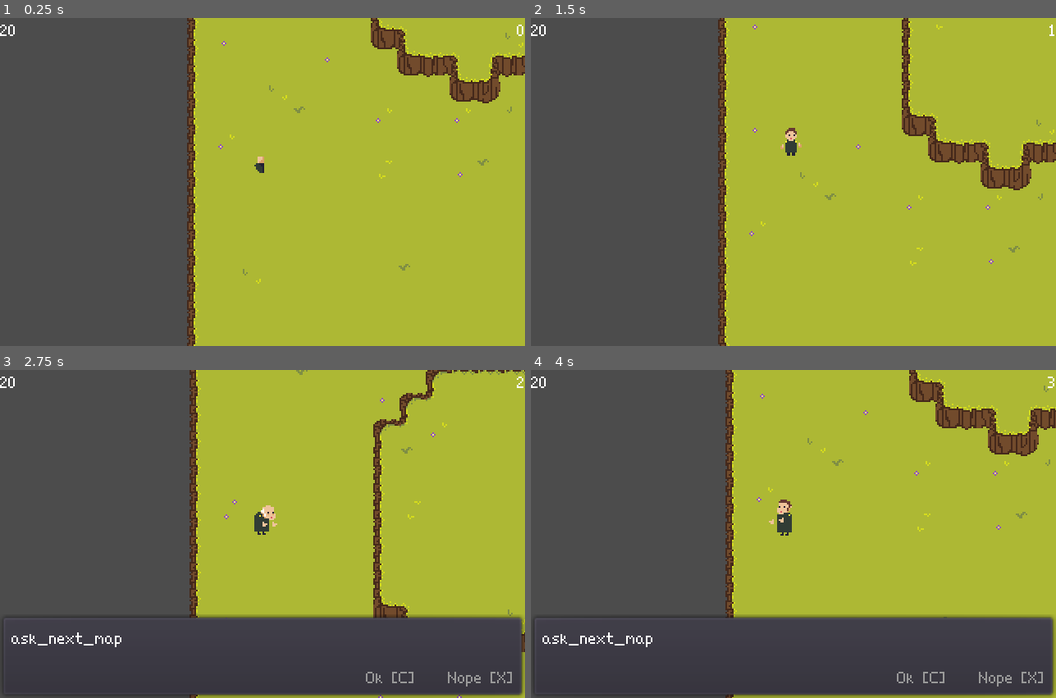
Above: before the commit, frames 1-4 (two rows, left to right).
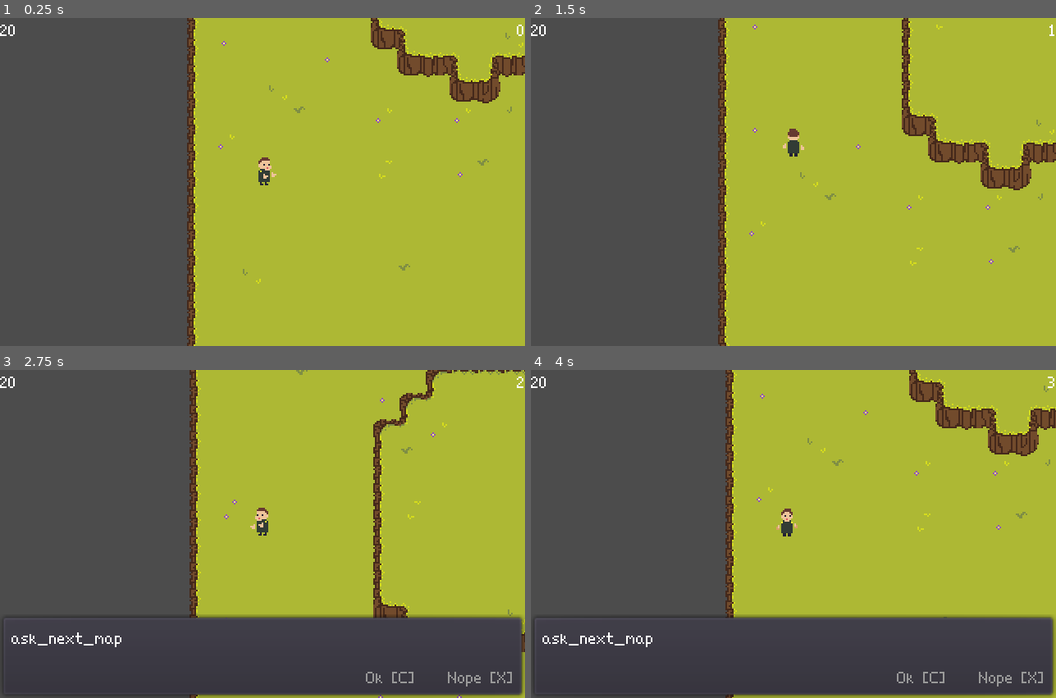
Above: after the commit, the same moments.

Repository: TeamKebab/GodotWildJam24
Game: Godot game, scene res://src/gui/Start.tscn
The game is run twice, just before and just after one commit, with the same random seed, the same clock (stepped at 60 frames per second) and the same inputs.
Inputs:
- Up to frame 1 (0.25 s): no input
- Up to frame 2 (1.5 s): tap Enter (ui_accept) at 0.5, 0.77 s; hold Up (ui_up) from 0.53 s (still down)
- Up to frame 3 (2.75 s): tap Enter (ui_accept) at 1.52 s; release Up (ui_up) at 2.03 s; hold Left (ui_left) from 2.03 s (still down)
- Up to frame 4 (4 s): tap Enter (ui_accept) at 3.02, 3.77 s; release Left (ui_left) at 3.53 s; hold Down (ui_down) from 3.53 s (still down)

The runs differ from the first frame. In frame 1, 0.2% of the frame differs, in the area x 48-53%, y 42-51%; in frame 2, 0.1%; in frame 3, 0.2%; in frame 4, 0.2%, in the area x 45-51%, y 39-51%.

Commit message:
fix player sprites

Diff:
--- a/src/entities/characters/Player.tscn
+++ b/src/entities/characters/Player.tscn
@@ -100,7 +100,7 @@
 length = 0.1
 loop = true
 tracks/0/type = "value"
-tracks/0/path = NodePath("CollisionShape2D:position")
+tracks/0/path = NodePath("DetectionBox:position")
 tracks/0/interp = 1
 tracks/0/loop_wrap = true
 tracks/0/imported = false
@@ -109,10 +109,10 @@
 "times": PoolRealArray( 0 ),
 "transitions": PoolRealArray( 1 ),
 "update": 0,
-"values": [ Vector2( -1.4, -1.506 ) ]
+"values": [ Vector2( -1, 2 ) ]
 }
 tracks/1/type = "value"
-tracks/1/path = NodePath("DetectionBox:position")
+tracks/1/path = NodePath("DetectionBox:rotation_degrees")
 tracks/1/interp = 1
 tracks/1/loop_wrap = true
 tracks/1/imported = false
@@ -121,10 +121,10 @@
 "times": PoolRealArray( 0 ),
 "transitions": PoolRealArray( 1 ),
 "update": 0,
-"values": [ Vector2( -1, 2 ) ]
+"values": [ 90.0 ]
 }
 tracks/2/type = "value"
-tracks/2/path = NodePath("DetectionBox:rotation_degrees")
+tracks/2/path = NodePath("Sprite:region_rect")
 tracks/2/interp = 1
 tracks/2/loop_wrap = true
 tracks/2/imported = false
@@ -133,10 +133,10 @@
 "times": PoolRealArray( 0 ),
 "transitions": PoolRealArray( 1 ),
 "update": 0,
-"values": [ 90.0 ]
+"values": [ Rect2( 216, 0, 72, 24 ) ]
 }
 tracks/3/type = "value"
-tracks/3/path = NodePath("Sprite:region_rect")
+tracks/3/path = NodePath("BabySprite:z_index")
 tracks/3/interp = 1
 tracks/3/loop_wrap = true
 tracks/3/imported = false
@@ -144,11 +144,11 @@
 tracks/3/keys = {
 "times": PoolRealArray( 0 ),
 "transitions": PoolRealArray( 1 ),
-"update": 0,
-"values": [ Rect2( 144, 0, 72, 24 ) ]
+"update": 1,
+"values": [ -1 ]
 }
 tracks/4/type = "value"
-tracks/4/path = NodePath("BabySprite:z_index")
+tracks/4/path = NodePath("BabySprite:region_rect")
 tracks/4/interp = 1
 tracks/4/loop_wrap = true
 tracks/4/imported = false
@@ -156,11 +156,11 @@
 tracks/4/keys = {
 "times": PoolRealArray( 0 ),
 "transitions": PoolRealArray( 1 ),
-"update": 1,
-"values": [ -1 ]
+"update": 0,
+"values": [ Rect2( 32, 0, 16, 16 ) ]
 }
 tracks/5/type = "value"
-tracks/5/path = NodePath("BabySprite:region_rect")
+tracks/5/path = NodePath("BabySprite:position")
 tracks/5/interp = 1
 tracks/5/loop_wrap = true
 tracks/5/imported = false
@@ -169,10 +169,10 @@
 "times": PoolRealArray( 0 ),
 "transitions": PoolRealArray( 1 ),
 "update": 0,
-"values": [ Rect2( 32, 0, 16, 16 ) ]
+"values": [ Vector2( -4.88864, -11.4568 ) ]
 }
 tracks/6/type = "value"
-tracks/6/path = NodePath("BabySprite:position")
+tracks/6/path = NodePath("Attack:position")
 tracks/6/interp = 1
 tracks/6/loop_wrap = true
 tracks/6/imported = false
@@ -181,10 +181,10 @@
 "times": PoolRealArray( 0 ),
 "transitions": PoolRealArray( 1 ),
 "update": 0,
-"values": [ Vector2( -4.88864, -11.4568 ) ]
+"values": [ Vector2( -1.5, 7.54324 ) ]
 }
 tracks/7/type = "value"
-tracks/7/path = NodePath("Attack:position")
+tracks/7/path = NodePath("Attack:rotation_degrees")
 tracks/7/interp = 1
 tracks/7/loop_wrap = true
 tracks/7/imported = false
@@ -193,10 +193,10 @@
 "times": PoolRealArray( 0 ),
 "transitions": PoolRealArray( 1 ),
 "update": 0,
-"values": [ Vector2( -1.5, 7.54324 ) ]
+"values": [ 90.0 ]
 }
 tracks/8/type = "value"
-tracks/8/path = NodePath("Attack:rotation_degrees")
+tracks/8/path = NodePath("AttackSprite:region_rect")
 tracks/8/interp = 1
 tracks/8/loop_wrap = true
 tracks/8/imported = false
@@ -205,10 +205,10 @@
 "times": PoolRealArray( 0 ),
 "transitions": PoolRealArray( 1 ),
 "update": 0,
-"values": [ 90.0 ]
+"values": [ Rect2( 32, 0, 16, 48 ) ]
 }
 tracks/9/type = "value"
-tracks/9/path = NodePath("AttackSprite:region_rect")
+tracks/9/path = NodePath("AttackSprite:position")
 tracks/9/interp = 1
 tracks/9/loop_wrap = true
 tracks/9/imported = false
@@ -217,27 +217,15 @@
 "times": PoolRealArray( 0 ),
 "transitions": PoolRealArray( 1 ),
 "update": 0,
-"values": [ Rect2( 32, 0, 16, 48 ) ]
+"values": [ Vector2( 2.11136, 0.54324 ) ]
 }
 tracks/10/type = "value"
-tracks/10/path = NodePath("AttackSprite:position")
+tracks/10/path = NodePath("AttackSprite:z_index")
 tracks/10/interp = 1
 tracks/10/loop_wrap = true
 tracks/10/imported = false
 tracks/10/enabled = true
 tracks/10/keys = {
-"times": PoolRealArray( 0 ),
-"transitions": PoolRealArray( 1 ),
-"update": 0,
-"values": [ Vector2( 2.11136, 0.54324 ) ]
-}
-tracks/11/type = "value"
-tracks/11/path = NodePath("AttackSprite:z_index")
-tracks/11/interp = 1
-tracks/11/loop_wrap = true
-tracks/11/imported = false
-tracks/11/enabled = true
-tracks/11/keys = {
 "times": PoolRealArray( 0 ),
 "transitions": PoolRealArray( 1 ),
 "update": 1,
@@ -292,7 +280,7 @@
 length = 0.1
 loop = true
 tracks/0/type = "value"
-tracks/0/path = NodePath("CollisionShape2D:position")
+tracks/0/path = NodePath("DetectionBox:position")
 tracks/0/interp = 1
 tracks/0/loop_wrap = true
 tracks/0/imported = false
@@ -301,10 +289,10 @@
 "times": PoolRealArray( 0 ),
 "transitions": PoolRealArray( 1 ),
 "update": 0,
-"values": [ Vector2( -1.4, -1.506 ) ]
+"values": [ Vector2( -13, -6 ) ]
 }
 tracks/1/type = "value"
-tracks/1/path = NodePath("DetectionBox:position")
+tracks/1/path = NodePath("DetectionBox:rotation_degrees")
 tracks/1/interp = 1
 tracks/1/loop_wrap = true
 tracks/1/imported = false
@@ -313,10 +301,10 @@
 "times": PoolRealArray( 0 ),
 "transitions": PoolRealArray( 1 ),
 "update": 0,
-"values": [ Vector2( -13, -6 ) ]
+"values": [ 0.0 ]
 }
 tracks/2/type = "value"
-tracks/2/path = NodePath("DetectionBox:rotation_degrees")
+tracks/2/path = NodePath("Sprite:region_rect")
 tracks/2/interp = 1
 tracks/2/loop_wrap = true
 tracks/2/imported = false
@@ -325,10 +313,10 @@
 "times": PoolRealArray( 0 ),
 "transitions": PoolRealArray( 1 ),
 "update": 0,
-"values": [ 0.0 ]
+"values": [ Rect2( 120, 0, 72, 24 ) ]
 }
 tracks/3/type = "value"
-tracks/3/path = NodePath("Sprite:region_rect")
+tracks/3/path = NodePath("BabySprite:region_rect")
 tracks/3/interp = 1
 tracks/3/loop_wrap = true
 tracks/3/imported = false
@@ -337,10 +325,10 @@
 "times": PoolRealArray( 0 ),
 "transitions": PoolRealArray( 1 ),
 "update": 0,
-"values": [ Rect2( 72, 0, 72, 24 ) ]
+"values": [ Rect2( 16, 0, 16, 16 ) ]
 }
 tracks/4/type = "value"
-tracks/4/path = NodePath("BabySprite:region_rect")
+tracks/4/path = NodePath("BabySprite:position")
 tracks/4/interp = 1
 tracks/4/loop_wrap = true
 tracks/4/imported = false
@@ -349,10 +337,10 @@
 "times": PoolRealArray( 0 ),
 "transitions": PoolRealArray( 1 ),
 "update": 0,
-"values": [ Rect2( 16, 0, 16, 16 ) ]
+"values": [ Vector2( 5.11136, -10.4568 ) ]
 }
 tracks/5/type = "value"
-tracks/5/path = NodePath("BabySprite:position")
+tracks/5/path = NodePath("BabySprite:z_index")
 tracks/5/interp = 1
 tracks/5/loop_wrap = true
 tracks/5/imported = false
@@ -360,11 +348,11 @@
 tracks/5/keys = {
 "times": PoolRealArray( 0 ),
 "transitions": PoolRealArray( 1 ),
-"update": 0,
-"values": [ Vector2( 5.11136, -10.4568 ) ]
+"update": 1,
+"values": [ 0 ]
 }
 tracks/6/type = "value"
-tracks/6/path = NodePath("BabySprite:z_index")
+tracks/6/path = NodePath("Attack:position")
 tracks/6/interp = 1
 tracks/6/loop_wrap = true
 tracks/6/imported = false
@@ -372,11 +360,11 @@
 tracks/6/keys = {
 "times": PoolRealArray( 0 ),
 "transitions": PoolRealArray( 1 ),
-"update": 1,
-"values": [ 0 ]
+"update": 0,
+"values": [ Vector2( -12.8886, -6.45676 ) ]
 }
 tracks/7/type = "value"
-tracks/7/path = NodePath("Attack:position")
+tracks/7/path = NodePath("Attack:rotation_degrees")
 tracks/7/interp = 1
 tracks/7/loop_wrap = true
 tracks/7/imported = false
@@ -385,10 +373,10 @@
 "times": PoolRealArray( 0 ),
 "transitions": PoolRealArray( 1 ),
 "update": 0,
-"values": [ Vector2( -12.8886, -6.45676 ) ]
+"values": [ 0.0 ]
 }
 tracks/8/type = "value"
-tracks/8/path = NodePath("Attack:rotation_degrees")
+tracks/8/path = NodePath("AttackSprite:region_rect")
 tracks/8/interp = 1
 tracks/8/loop_wrap = true
 tracks/8/imported = false
@@ -397,10 +385,10 @@
 "times": PoolRealArray( 0 ),
 "transitions": PoolRealArray( 1 ),
 "update": 0,
-"values": [ 0.0 ]
+"values": [ Rect2( 16, 0, 16, 48 ) ]
 }
 tracks/9/type = "value"
-tracks/9/path = NodePath("AttackSprite:region_rect")
+tracks/9/path = NodePath("AttackSprite:position")
 tracks/9/interp = 1
 tracks/9/loop_wrap = true
 tracks/9/imported = false
@@ -409,10 +397,10 @@
 "times": PoolRealArray( 0 ),
 "transitions": PoolRealArray( 1 ),
 "update": 0,
-"values": [ Rect2( 16, 0, 16, 48 ) ]
+"values": [ Vector2( -13.8886, -12.4568 ) ]
 }
 tracks/10/type = "value"
-tracks/10/path = NodePath("AttackSprite:position")
+tracks/10/path = NodePath("AttackSprite:z_index")
 tracks/10/interp = 1
 tracks/10/loop_wrap = true
 tracks/10/imported = false
@@ -420,18 +408,6 @@
 tracks/10/keys = {
 "times": PoolRealArray( 0 ),
 "transitions": PoolRealArray( 1 ),
-"update": 0,
-"values": [ Vector2( -13.8886, -12.4568 ) ]
-}
-tracks/11/type = "value"
-tracks/11/path = NodePath("AttackSprite:z_index")
-tracks/11/interp = 1
-tracks/11/loop_wrap = true
-tracks/11/imported = false
-tracks/11/enabled = true
-tracks/11/keys = {
-"times": PoolRealArray( 0 ),
-"transitions": PoolRealArray( 1 ),
 "update": 1,
 "values": [ 0 ]
 }
@@ -440,7 +416,7 @@
 length = 0.1
 loop = true
 tracks/0/type = "value"
-tracks/0/path = NodePath("CollisionShape2D:position")
+tracks/0/path = NodePath("DetectionBox:position")
 tracks/0/interp = 1
 tracks/0/loop_wrap = true
 tracks/0/imported = false
@@ -449,10 +425,10 @@
 "times": PoolRealArray( 0 ),
 "transitions": PoolRealArray( 1 ),
 "update": 0,
-"values": [ Vector2( -0.491787, -1.50637 ) ]
+"values": [ Vector2( 8, -6 ) ]
 }
 tracks/1/type = "value"
-tracks/1/path = NodePath("DetectionBox:position")
+tracks/1/path = NodePath("DetectionBox:rotation_degrees")
 tracks/1/interp = 1
 tracks/1/loop_wrap = true
 tracks/1/imported = false
@@ -461,10 +437,10 @@
 "times": PoolRealArray( 0 ),
 "transitions": PoolRealArray( 1 ),
 "update": 0,
-"values": [ Vector2( 8, -6 ) ]
+"values": [ 0.0 ]
 }
 tracks/2/type = "value"
-tracks/2/path = NodePath("DetectionBox:rotation_degrees")
+tracks/2/path = NodePath("Sprite:region_rect")
 tracks/2/interp = 1
 tracks/2/loop_wrap = true
 tracks/2/imported = false
@@ -473,10 +449,10 @@
 "times": PoolRealArray( 0 ),
 "transitions": PoolRealArray( 1 ),
 "update": 0,
-"values": [ 0.0 ]
+"values": [ Rect2( 24, 0, 72, 24 ) ]
 }
 tracks/3/type = "value"
-tracks/3/path = NodePath("Sprite:region_rect")
+tracks/3/path = NodePath("BabySprite:region_rect")
 tracks/3/interp = 1
 tracks/3/loop_wrap = true
 tracks/3/imported = false
@@ -485,10 +461,10 @@
 "times": PoolRealArray( 0 ),
 "transitions": PoolRealArray( 1 ),
 "update": 0,
-"values": [ Rect2( 0, 0, 72, 24 ) ]
+"values": [ Rect2( 0, 0, 16, 16 ) ]
 }
 tracks/4/type = "value"
-tracks/4/path = NodePath("BabySprite:region_rect")
+tracks/4/path = NodePath("BabySprite:position")
 tracks/4/interp = 1
 tracks/4/loop_wrap = true
 tracks/4/imported = false
@@ -497,10 +473,10 @@
 "times": PoolRealArray( 0 ),
 "transitions": PoolRealArray( 1 ),
 "update": 0,
-"values": [ Rect2( 0, 0, 16, 16 ) ]
+"values": [ Vector2( -6.88864, -10.4568 ) ]
 }
 tracks/5/type = "value"
-tracks/5/path = NodePath("BabySprite:position")
+tracks/5/path = NodePath("BabySprite:z_index")
 tracks/5/interp = 1
 tracks/5/loop_wrap = true
 tracks/5/imported = false
@@ -508,11 +484,11 @@
 tracks/5/keys = {
 "times": PoolRealArray( 0 ),
 "transitions": PoolRealArray( 1 ),
-"update": 0,
-"values": [ Vector2( -6.88864, -10.4568 ) ]
+"update": 1,
+"values": [ 0 ]
 }
 tracks/6/type = "value"
-tracks/6/path = NodePath("BabySprite:z_index")
+tracks/6/path = NodePath("Attack:position")
 tracks/6/interp = 1
 tracks/6/loop_wrap = true
 tracks/6/imported = false
@@ -520,11 +496,11 @@
 tracks/6/keys = {
 "times": PoolRealArray( 0 ),
 "transitions": PoolRealArray( 1 ),
-"update": 1,
-"values": [ 0 ]
+"update": 0,
+"values": [ Vector2( 8.11136, -6.45676 ) ]
 }
 tracks/7/type = "value"
-tracks/7/path = NodePath("Attack:position")
+tracks/7/path = NodePath("Attack:rotation_degrees")
 tracks/7/interp = 1
 tracks/7/loop_wrap = true
 tracks/7/imported = false
@@ -533,10 +509,10 @@
 "times": PoolRealArray( 0 ),
 "transitions": PoolRealArray( 1 ),
 "update": 0,
-"values": [ Vector2( 8.11136, -6.45676 ) ]
+"values": [ 0.0 ]
 }
 tracks/8/type = "value"
-tracks/8/path = NodePath("Attack:rotation_degrees")
+tracks/8/path = NodePath("AttackSprite:region_rect")
 tracks/8/interp = 1
 tracks/8/loop_wrap = true
 tracks/8/imported = false
@@ -545,10 +521,10 @@
 "times": PoolRealArray( 0 ),
 "transitions": PoolRealArray( 1 ),
 "update": 0,
-"values": [ 0.0 ]
+"values": [ Rect2( 0, 0, 16, 48 ) ]
 }
 tracks/9/type = "value"
-tracks/9/path = NodePath("AttackSprite:region_rect")
+tracks/9/path = NodePath("AttackSprite:position")
 tracks/9/interp = 1
 tracks/9/loop_wrap = true
 tracks/9/imported = false
@@ -557,27 +533,15 @@
 "times": PoolRealArray( 0 ),
 "transitions": PoolRealArray( 1 ),
 "update": 0,
-"values": [ Rect2( 0, 0, 16, 48 ) ]
+"values": [ Vector2( 12.1114, -12.4568 ) ]
 }
 tracks/10/type = "value"
-tracks/10/path = NodePath("AttackSprite:position")
+tracks/10/path = NodePath("AttackSprite:z_index")
 tracks/10/interp = 1
 tracks/10/loop_wrap = true
 tracks/10/imported = false
 tracks/10/enabled = true
 tracks/10/keys = {
-"times": PoolRealArray( 0 ),
-"transitions": PoolRealArray( 1 ),
-"update": 0,
-"values": [ Vector2( 12.1114, -12.4568 ) ]
-}
-tracks/11/type = "value"
-tracks/11/path = NodePath("AttackSprite:z_index")
-tracks/11/interp = 1
-tracks/11/loop_wrap = true
-tracks/11/imported = false
-tracks/11/enabled = true
-tracks/11/keys = {
 "times": PoolRealArray( 0 ),
 "transitions": PoolRealArray( 1 ),
 "update": 1,
@@ -603,7 +567,7 @@
 length = 0.1
 loop = true
 tracks/0/type = "value"
-tracks/0/path = NodePath("CollisionShape2D:position")
+tracks/0/path = NodePath("DetectionBox:position")
 tracks/0/interp = 1
 tracks/0/loop_wrap = true
 tracks/0/imported = false
@@ -612,10 +576,10 @@
 "times": PoolRealArray( 0 ),
 "transitions": PoolRealArray( 1 ),
 "update": 0,
-"values": [ Vector2( -1.4, -1.506 ) ]
+"values": [ Vector2( -1, -12 ) ]
 }
 tracks/1/type = "value"
-tracks/1/path = NodePath("DetectionBox:position")
+tracks/1/path = NodePath("DetectionBox:rotation_degrees")
 tracks/1/interp = 1
 tracks/1/loop_wrap = true
 tracks/1/imported = false
@@ -624,10 +588,10 @@
 "times": PoolRealArray( 0 ),
 "transitions": PoolRealArray( 1 ),
 "update": 0,
-"values": [ Vector2( -1, -12 ) ]
+"values": [ 90.0 ]
 }
 tracks/2/type = "value"
-tracks/2/path = NodePath("DetectionBox:rotation_degrees")
+tracks/2/path = NodePath("Sprite:region_rect")
 tracks/2/interp = 1
 tracks/2/loop_wrap = true
 tracks/2/imported = false
@@ -636,10 +600,10 @@
 "times": PoolRealArray( 0 ),
 "transitions": PoolRealArray( 1 ),
 "update": 0,
-"values": [ 90.0 ]
+"values": [ Rect2( 312, 0, 72, 24 ) ]
 }
 tracks/3/type = "value"
-tracks/3/path = NodePath("Sprite:region_rect")
+tracks/3/path = NodePath("BabySprite:region_rect")
 tracks/3/interp = 1
 tracks/3/loop_wrap = true
 tracks/3/imported = false
@@ -648,10 +612,10 @@
 "times": PoolRealArray( 0 ),
 "transitions": PoolRealArray( 1 ),
 "update": 0,
-"values": [ Rect2( 216, 0, 72, 24 ) ]
+"values": [ Rect2( 48, 0, 16, 16 ) ]
 }
 tracks/4/type = "value"
-tracks/4/path = NodePath("BabySprite:region_rect")
+tracks/4/path = NodePath("BabySprite:position")
 tracks/4/interp = 1
 tracks/4/loop_wrap = true
 tracks/4/imported = false
@@ -660,10 +624,10 @@
 "times": PoolRealArray( 0 ),
 "transitions": PoolRealArray( 1 ),
 "update": 0,
-"values": [ Rect2( 48, 0, 16, 16 ) ]
+"values": [ Vector2( 0, -10.4568 ) ]
 }
 tracks/5/type = "value"
-tracks/5/path = NodePath("BabySprite:position")
+tracks/5/path = NodePath("BabySprite:z_index")
 tracks/5/interp = 1
 tracks/5/loop_wrap = true
 tracks/5/imported = false
@@ -671,11 +635,11 @@
 tracks/5/keys = {
 "times": PoolRealArray( 0 ),
 "transitions": PoolRealArray( 1 ),
-"update": 0,
-"values": [ Vector2( 0, -10.4568 ) ]
+"update": 1,
+"values": [ 0 ]
 }
 tracks/6/type = "value"
-tracks/6/path = NodePath("BabySprite:z_index")
+tracks/6/path = NodePath("Attack:position")
 tracks/6/interp = 1
 tracks/6/loop_wrap = true
 tracks/6/imported = false
@@ -683,11 +647,11 @@
 tracks/6/keys = {
 "times": PoolRealArray( 0 ),
 "transitions": PoolRealArray( 1 ),
-"update": 1,
-"values": [ 0 ]
+"update": 0,
+"values": [ Vector2( -1.5, -11.4568 ) ]
 }
 tracks/7/type = "value"
-tracks/7/path = NodePath("Attack:position")
+tracks/7/path = NodePath("Attack:rotation_degrees")
 tracks/7/interp = 1
 tracks/7/loop_wrap = true
 tracks/7/imported = false
@@ -696,10 +660,10 @@
 "times": PoolRealArray( 0 ),
 "transitions": PoolRealArray( 1 ),
 "update": 0,
-"values": [ Vector2( -1.5, -11.4568 ) ]
+"values": [ 90.0 ]
 }
 tracks/8/type = "value"
-tracks/8/path = NodePath("Attack:rotation_degrees")
+tracks/8/path = NodePath("AttackSprite:region_rect")
 tracks/8/interp = 1
 tracks/8/loop_wrap = true
 tracks/8/imported = false
@@ -708,10 +672,10 @@
 "times": PoolRealArray( 0 ),
 "transitions": PoolRealArray( 1 ),
 "update": 0,
-"values": [ 90.0 ]
+"values": [ Rect2( 48, 0, 16, 48 ) ]
 }
 tracks/9/type = "value"
-tracks/9/path = NodePath("AttackSprite:region_rect")
+tracks/9/path = NodePath("AttackSprite:position")
 tracks/9/interp = 1
 tracks/9/loop_wrap = true
 tracks/9/imported = false
@@ -720,27 +684,15 @@
 "times": PoolRealArray( 0 ),
 "transitions": PoolRealArray( 1 ),
 "update": 0,
-"values": [ Rect2( 48, 0, 16, 48 ) ]
+"values": [ Vector2( -3.889, -14.457 ) ]
 }
 tracks/10/type = "value"
-tracks/10/path = NodePath("AttackSprite:position")
+tracks/10/path = NodePath("AttackSprite:z_index")
 tracks/10/interp = 1
 tracks/10/loop_wrap = true
 tracks/10/imported = false
 tracks/10/enabled = true
 tracks/10/keys = {
-"times": PoolRealArray( 0 ),
-"transitions": PoolRealArray( 1 ),
-"update": 0,
-"values": [ Vector2( -3.889, -14.457 ) ]
-}
-tracks/11/type = "value"
-tracks/11/path = NodePath("AttackSprite:z_index")
-tracks/11/interp = 1
-tracks/11/loop_wrap = true
-tracks/11/imported = false
-tracks/11/enabled = true
-tracks/11/keys = {
 "times": PoolRealArray( 0 ),
 "transitions": PoolRealArray( 1 ),
 "update": 1,
@@ -808,7 +760,7 @@
 nodes/DirectionAction/node = SubResource( 24 )
 nodes/DirectionAction/position = Vector2( 480, 40 )
 nodes/output/position = Vector2( 960, 140 )
-node_connections = [ "output", 0, "All", "All", 0, "DirectionAction", "All", 1, "Age", "DirectionAction", 0, "Action", "DirectionAction", 1, "Direction" ]
+node_connections = [ "output", 0, "All", "DirectionAction", 0, "Action", "DirectionAction", 1, "Direction", "All", 0, "DirectionAction", "All", 1, "Age" ]
 
 [sub_resource type="AnimationNodeStateMachinePlayback" id=26]
 
@@ -819,7 +771,7 @@
 height = 10.2
 
 [sub_resource type="CapsuleShape2D" id=29]
-radius = 3.5
+radius = 4.5
 height = 8.0
 
 [sub_resource type="CapsuleShape2D" id=30]
@@ -833,7 +785,7 @@
 script = ExtResource( 2 )
 
 [node name="CollisionShape2D" type="CollisionShape2D" parent="."]
-position = Vector2( -1.4, -1.506 )
+position = Vector2( 0.111362, -1.45676 )
 rotation = 1.5708
 shape = SubResource( 1 )
 
@@ -842,12 +794,12 @@
 smoothing_enabled = true
 
 [node name="Sprite" type="Sprite" parent="."]
-position = Vector2( -0.888638, -10.4568 )
+position = Vector2( 0.5, -10 )
 texture = ExtResource( 1 )
 hframes = 3
 frame = 1
 region_enabled = true
-region_rect = Rect2( 144, 0, 72, 24 )
+region_rect = Rect2( 216, 0, 72, 24 )
 
 [node name="BabySprite" type="Sprite" parent="."]
 visible = false
@@ -894,7 +846,7 @@
 shape = SubResource( 28 )
 
 [node name="HurtBox" parent="." instance=ExtResource( 5 )]
-position = Vector2( 0, -6 )
+position = Vector2( 0.111362, -6.45676 )
 collision_layer = 32
 collision_mask = 0
 shape = SubResource( 29 )
